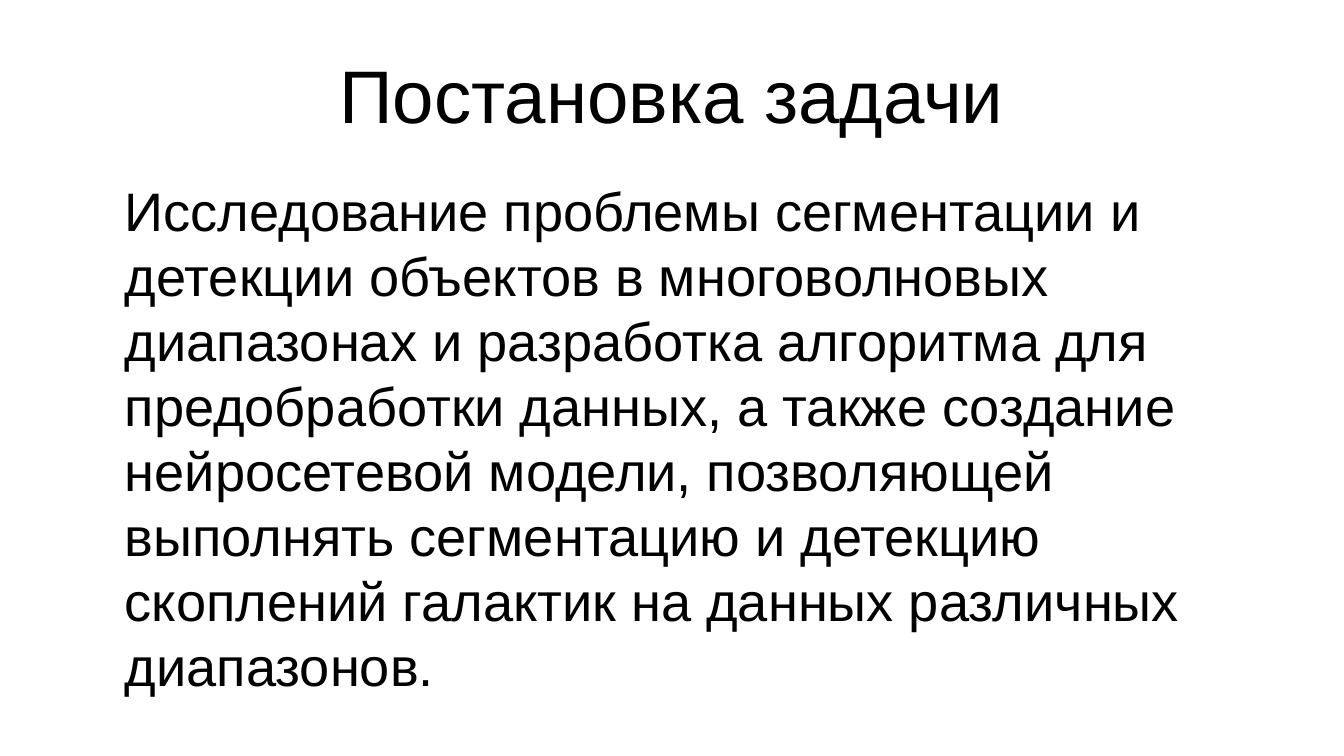
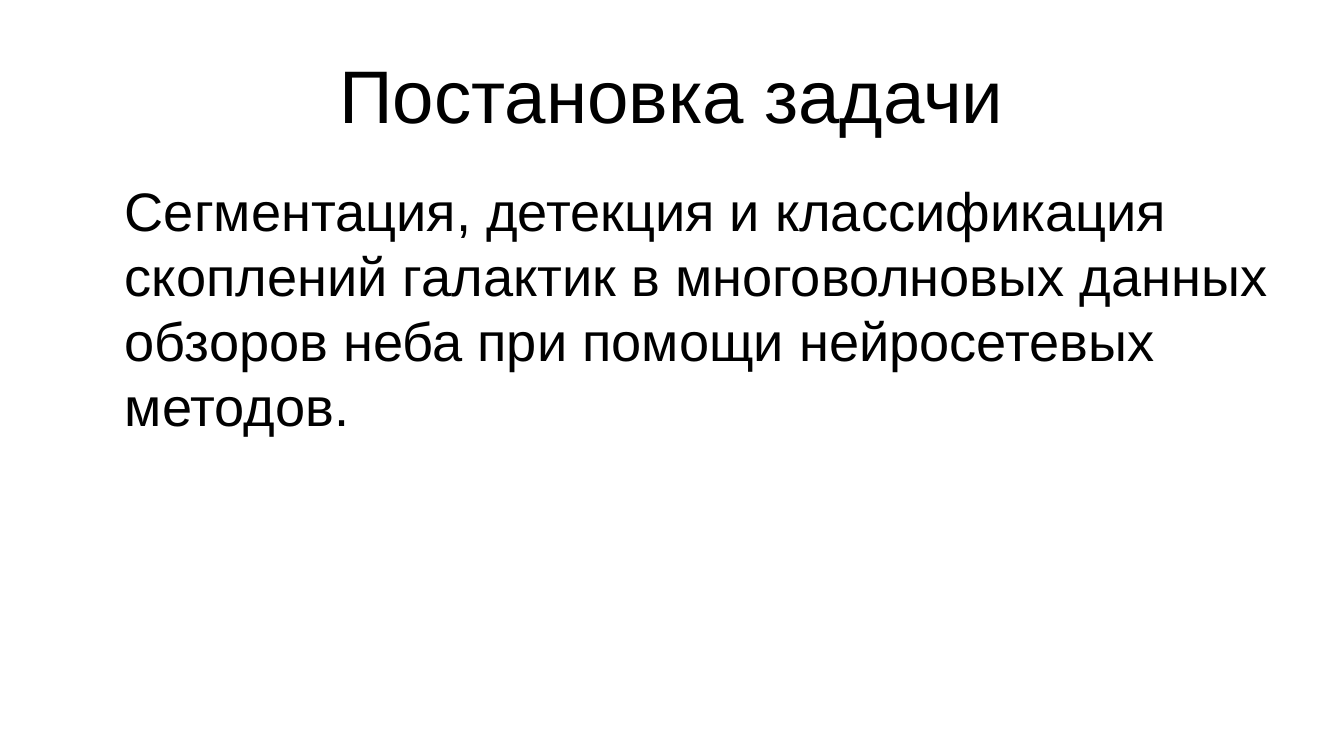
Before and after one commit to rt2122/data-segmentation-2, a slide deck: slide 5 of text/sem.odp. Drawn at 1344x756 pixels with LibreOffice and Linux fonts; fonts in the diff are those of the drawing. Boxes give left, top, right and bottom in pixels: in the first picture for what was removed or moved away, otherwise in the second. Text is boxed around its words. In the diff, an @@ line names an element or a change of style, - is before the commit and + after.

```diff
--- a/text/sem.odp
+++ b/text/sem.odp
@@ text at (125,191,1268,435): text changed @@
-Исследование проблемы сегментации и детекции объектов в многоволновых диапазонах и разработка алгоритма для предобработки данных, а также создание нейросетевой модели, позволяющей выполнять сегментацию и детекцию скоплений галактик на данных различных диапазонов.
+Сегментация, детекция и классификация скоплений галактик в многоволновых данных обзоров неба при помощи нейросетевых методов.
```
Also in this commit, not shown: 6 other slides changed, 10 slides added, 8 other files.
